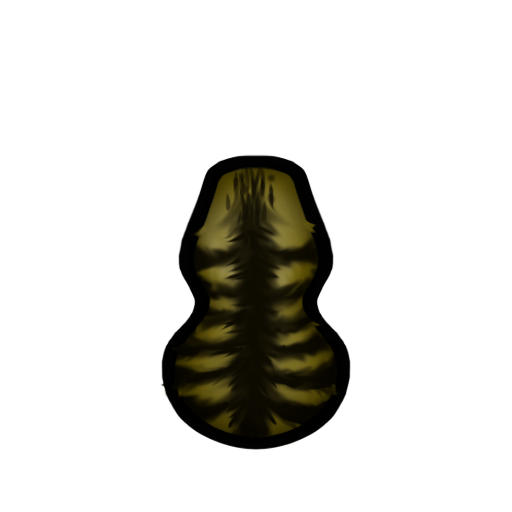
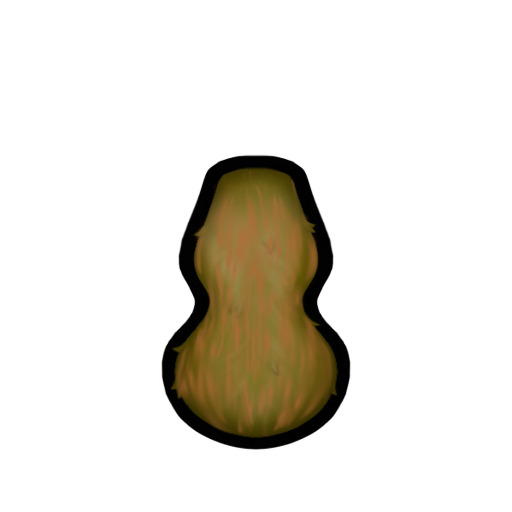
Revision of a layered 512x512 image; what changed, layer by layer:
added layer "Brindle" above "Leopard" over [170, 167, 338, 438]
renamed "Stripes" to "Bold Stripes", hid it over [160, 167, 338, 438]